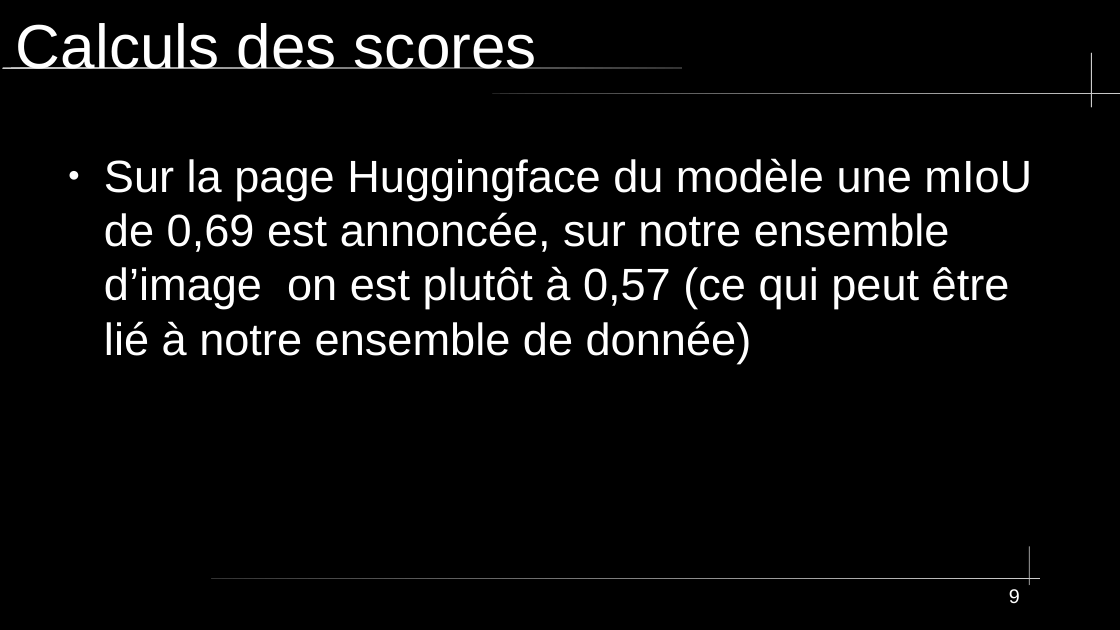
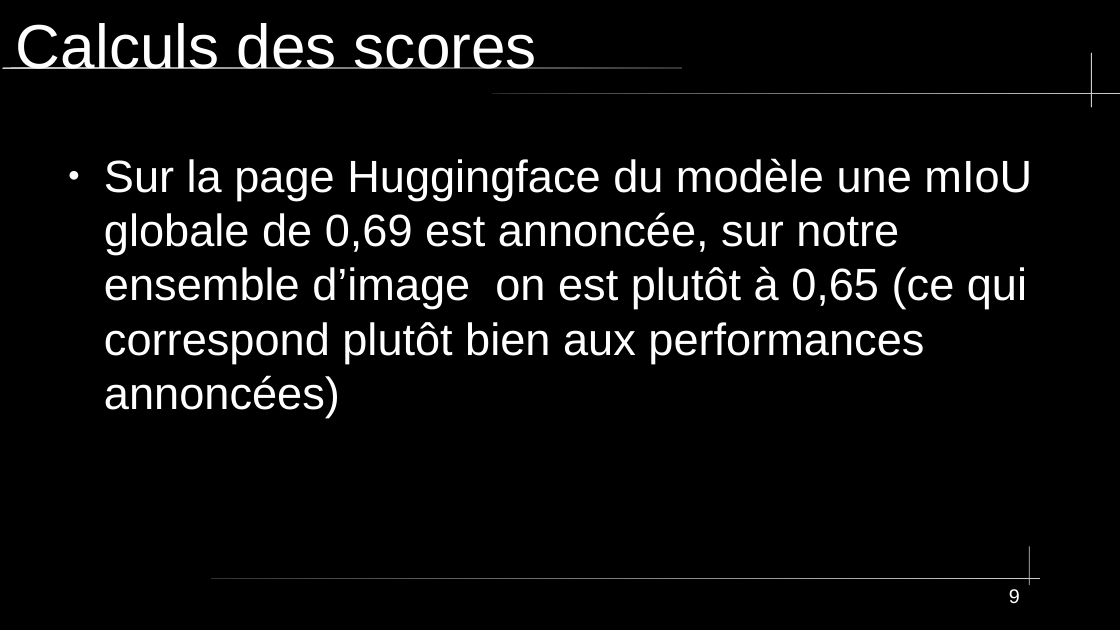
Before and after one commit to Apinsun/Projet2, a slide deck: slide 9 of presentation.odp. Drawn at 1120x630 pixels with LibreOffice and Linux fonts; fonts in the diff are those of the drawing. Boxes give left, top, right and bottom in pixels: in the first picture for what was removed or moved away, otherwise in the second. Text is boxed around its words. In the diff, an @@ line names an element or a change of style, - is before the commit and + after.

Commit message:
ajout de la mIoU globale et integration de ce concept au rapport de presentation

```diff
--- a/presentation.odp
+++ b/presentation.odp
@@ text at <box>104,158,1032,417</box>: text changed @@
-● Sur la page Huggingface du modèle une mIoU de 0,69 est annoncée, sur notre ensemble d’image on est plutôt à 0,57 (ce qui peut être lié à notre ensemble de donnée)
+● Sur la page Huggingface du modèle une mIoU globale de 0,69 est annoncée, sur notre ensemble d’image on est plutôt à 0,65 (ce qui correspond plutôt bien aux performances annoncées)
```
Also in this commit, not shown: 2 slides added, 4 other files.
